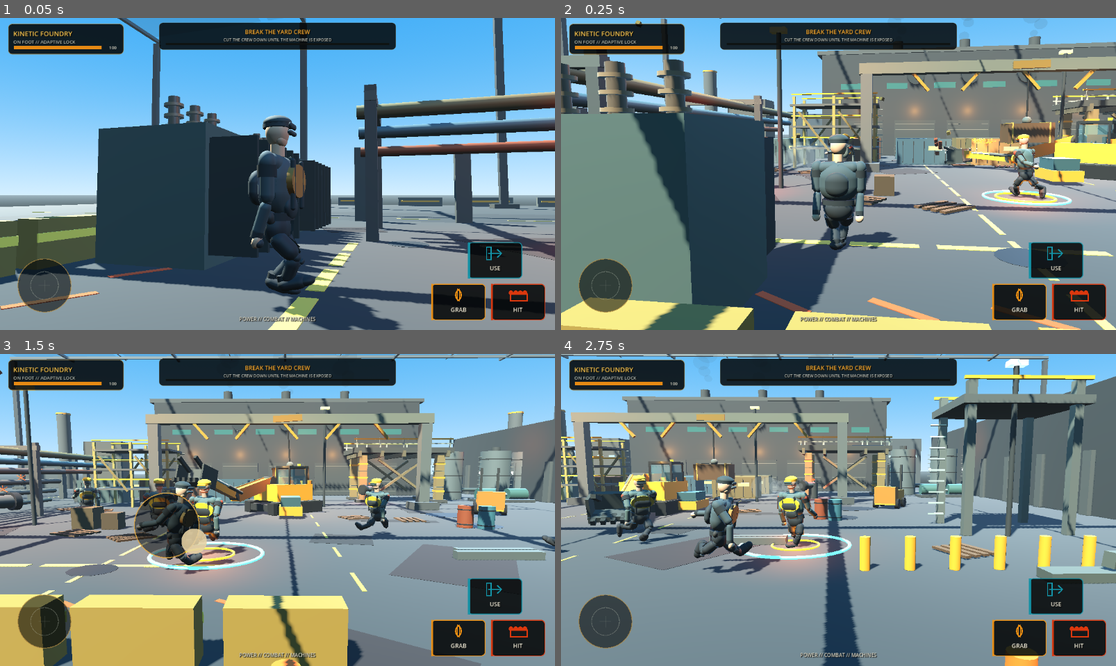
Above: before the commit, frames 1-4 (two rows, left to right).
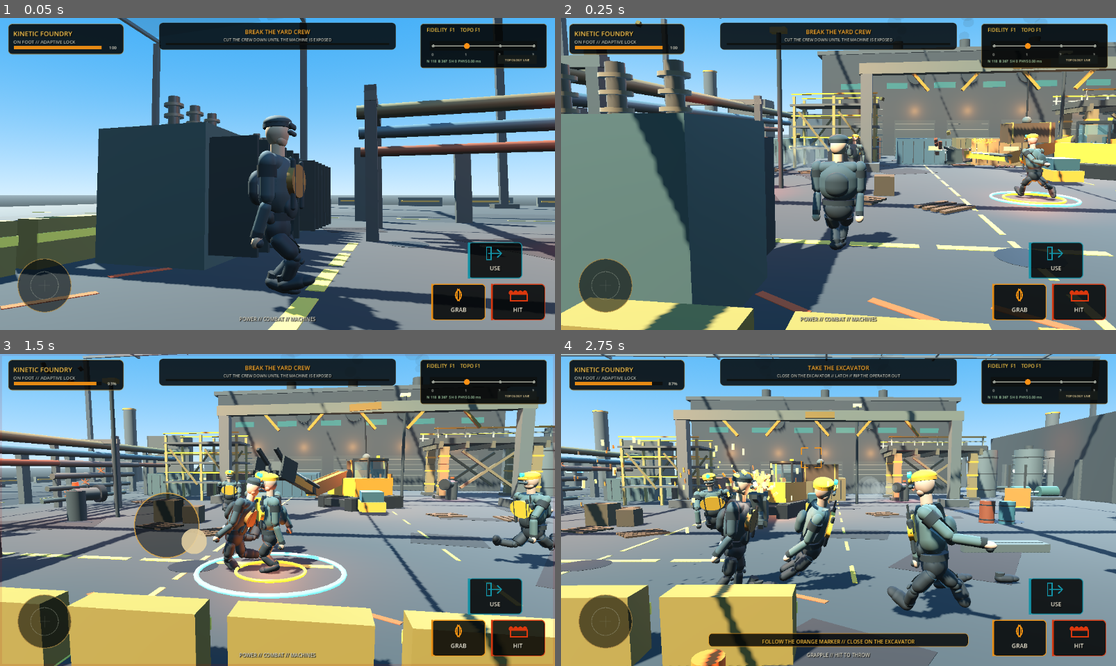
Above: after the commit, the same moments.

Repository: IssisX/kinetic-foundry-
Game: Godot game, scene res://Main.tscn
Same seed, same stepped clock (60 frames per second), same inputs: the game is played once before the commit and once after it.
Inputs (mouse positions are in pixels of both pictures, inside the frame that each line leads up to):
- Up to frame 1 (0.05 s): no input
- Up to frame 2 (0.25 s): no input
- Up to frame 3 (1.5 s): tap Enter at 0.5 s; move the mouse to (399, 494) at 0.52 s; hold D 0.53-1.25 s; hold E 0.53-1.25 s; click (399, 494) at 0.67 s; drag from (166, 525) to (249, 572) at 1.27 s
- Up to frame 4 (2.75 s): move the mouse to (894, 441) at 2.02 s; hold D from 2.03 s (still down); hold K from 2.03 s (still down)

The runs differ from the first frame. In frame 1, 3.3% of the frame differs, in the area x 75-99%, y 1-17%; in frame 2, 4.8%; in frame 3, 56%; in frame 4, 63%, in the area x 0-100%, y 0-100%.
Error before the commit: Parse Error: Could not preload resource script "res://scripts/fidelity_crack_overlay.gd". (res://scripts/fidelity.gd:12)

Commit message:
Restore green crack overlay while retaining fidelity skin handoff

Diff:
--- a/scripts/fidelity_crack_overlay.gd
+++ b/scripts/fidelity_crack_overlay.gd
@@ -1,9 +1,9 @@
 class_name FidelityCrackOverlay3D
 extends MeshInstance3D
 
-## Read-only crack projection from the same bonds as the fracture solver. F2+
-## also resolves tensile constraint/opening, so cracks widen because the solved
-## plate is separating rather than because a cosmetic timer advanced.
+## Read-only crack projection. It consumes the same fracture-network bond and
+## node state as DeformationSkin3D; fidelity changes only which legitimate
+## cracks are resolved, never the underlying damage result.
 
 var _seen_revision := -1
 var _seen_fidelity := -1
@@ -22,14 +22,14 @@
     set_process(true)
 
 func _process(_delta: float) -> void:
-    var skin: Node = get_parent()
+    var skin := get_parent()
     if skin == null:
         return
     var network = skin.get("network")
     if network == null or not network.has_method("get_revision"):
         mesh = null
         return
-    var revision: int = int(network.get_revision())
+    var revision := int(network.get_revision())
     if revision == _seen_revision and Fidelity.f == _seen_fidelity:
         return
     _seen_revision = revision
@@ -37,77 +37,56 @@
     _rebuild(network, int(skin.get("plane_mode")))
 
 func _rebuild(network, plane_mode: int) -> void:
-    var threshold: float = Fidelity.ribbon_damage()
+    var threshold := Fidelity.ribbon_damage()
     var vertices := PackedVector3Array()
     var colors := PackedColorArray()
     var indices := PackedInt32Array()
-    var total_mass: float = maxf(float(network.get("total_mass")), 0.1)
-    var visuals: Array = network.get_bond_visuals()
-    for bond_value in visuals:
-        var bond: Dictionary = bond_value as Dictionary
-        var damage: float = float(bond.get("damage", 0.0))
-        var opening: float = float(bond.get("opening", 0.0))
-        var lambda_mag: float = float(bond.get("lambda", 0.0))
-        var lambda_signal: float = clampf(
-            1.0 - exp(-lambda_mag / maxf(total_mass * 0.002, 0.001)),
-            0.0,
-            1.0
-        )
-        var tensile_visible: bool = (
-            Fidelity.f >= 2
-            and opening > 0.0015
-            and lambda_signal > 0.035
-        )
-        if bool(bond.get("active", true)) and damage < threshold and not tensile_visible:
+    for bond in network.get_bond_visuals():
+        var damage := float(bond.damage)
+        if bool(bond.active) and damage < threshold:
             continue
-        var first: Vector3 = _map_position(
-            network.get_node_position(int(bond.get("a", 0))),
+        var first := _map_position(
+            network.get_node_position(int(bond.a)),
             plane_mode
         )
-        var second: Vector3 = _map_position(
-            network.get_node_position(int(bond.get("b", 0))),
+        var second := _map_position(
+            network.get_node_position(int(bond.b)),
             plane_mode
         )
-        var segment: Vector3 = second - first
+        var segment := second - first
         if segment.length_squared() < 0.000001:
             continue
-        var tangent: Vector3 = segment.normalized()
-        var normal: Vector3 = (
+        var tangent := segment.normalized()
+        var normal := (
             Vector3(0.0, 0.0, -1.0)
             if plane_mode == 1
             else Vector3.UP
         )
-        var crack_axis: Vector3 = normal.cross(tangent).normalized()
+        var crack_axis := normal.cross(tangent).normalized()
         if crack_axis.length_squared() < 0.0001:
             crack_axis = Vector3.RIGHT
-        var midpoint: Vector3 = (first + second) * 0.5 + normal * 0.020
-        var half_length: float = first.distance_to(second) * (
-            0.16 + damage * 0.18 + lambda_signal * 0.08
+        var midpoint := (first + second) * 0.5 + normal * 0.020
+        var half_length := first.distance_to(second) * (
+            0.16 + damage * 0.18
         )
-        var half_width: float = (
-            0.010
-            + damage * 0.022
-            + minf(opening * 0.40, 0.055)
-            + lambda_signal * 0.018
-        )
-        var base: int = vertices.size()
+        var half_width := 0.010 + damage * 0.022
+        var base := vertices.size()
         vertices.append(midpoint - crack_axis * half_length - tangent * half_width)
         vertices.append(midpoint + crack_axis * half_length - tangent * half_width)
         vertices.append(midpoint + crack_axis * half_length + tangent * half_width)
         vertices.append(midpoint - crack_axis * half_length + tangent * half_width)
         for local_index in [0, 1, 2, 0, 2, 3]:
-            indices.append(base + int(local_index))
-        var signal: float = maxf(damage, lambda_signal)
-        var color: Color = Color(0.11, 0.025, 0.008).lerp(
+            indices.append(base + local_index)
+        var color := Color(0.11, 0.025, 0.008).lerp(
             Color(1.0, 0.19, 0.018),
-            signal * 0.48
+            damage * 0.48
         )
         for _i in 4:
             colors.append(color)
     if vertices.is_empty():
         mesh = null
         return
-    var arrays: Array = []
+    var arrays := []
     arrays.resize(Mesh.ARRAY_MAX)
     arrays[Mesh.ARRAY_VERTEX] = vertices
     arrays[Mesh.ARRAY_COLOR] = colors
